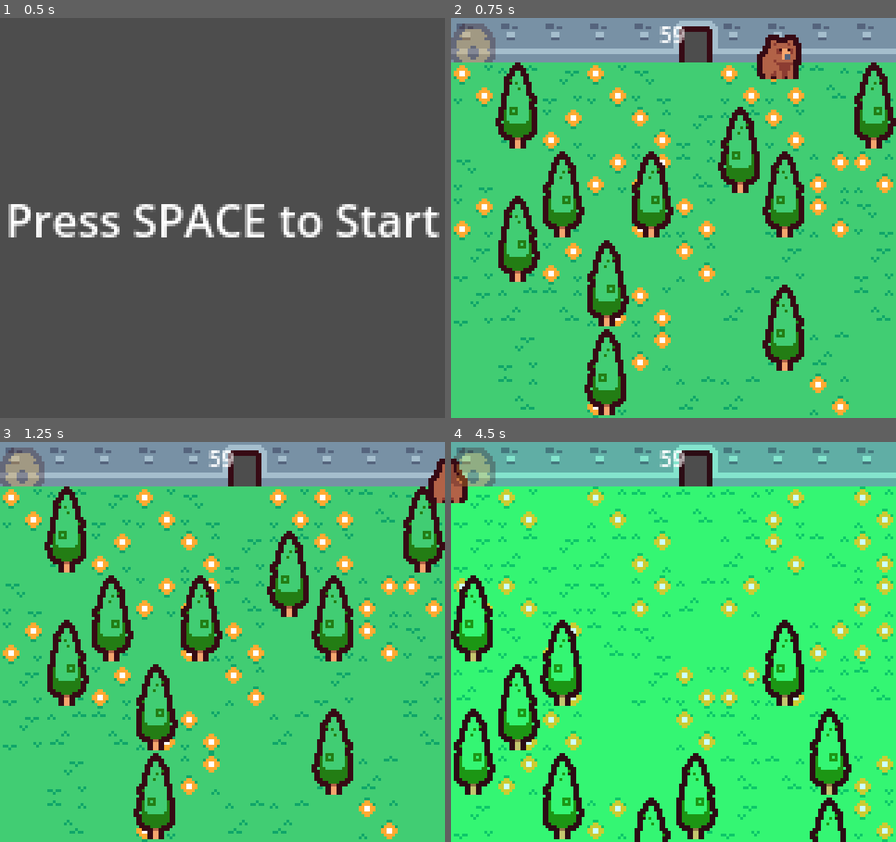
Above: before the commit, frames 1-4 (two rows, left to right).
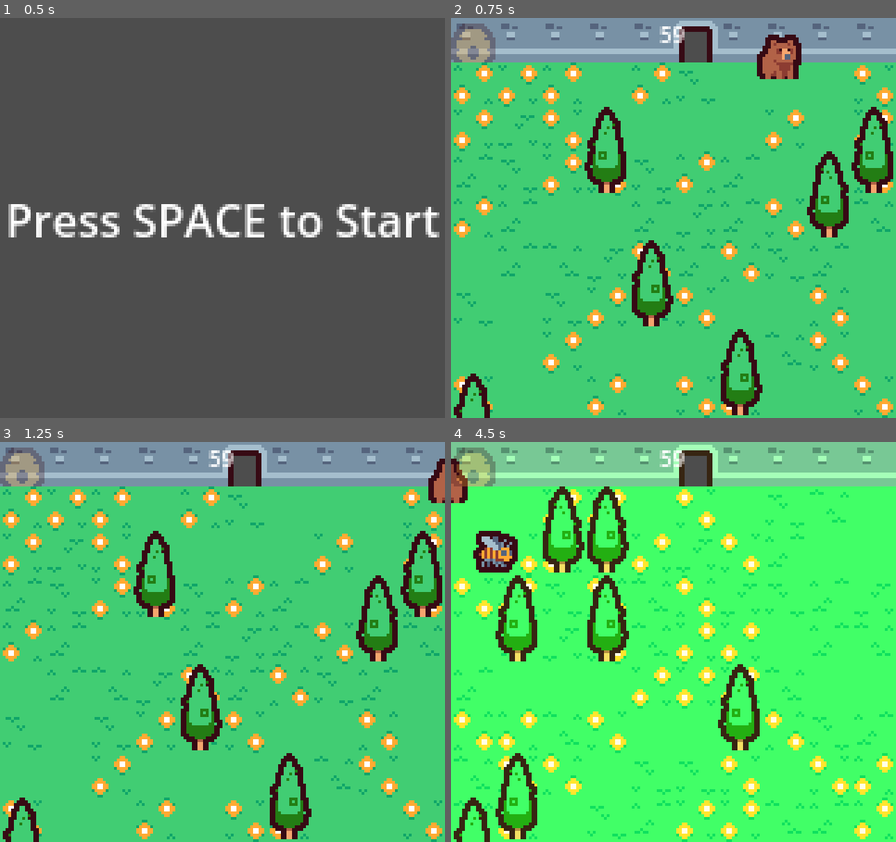
Above: after the commit, the same moments.

Repository: QuantumDamage/Seasonal-Consequences
Game: Godot game, scene res://scenes/MainMenu.tscn
The game is run twice, just before and just after one commit, with the same random seed, the same clock (stepped at 60 frames per second) and the same inputs.
Inputs:
- Up to frame 1 (0.5 s): no input
- Up to frame 2 (0.75 s): tap Space (ui_select) at 0.5, 0.6 s; hold Right (ui_right) from 0.53 s (still down)
- Up to frame 3 (1.25 s): keep holding Right (ui_right); tap Space (ui_select) at 0.77, 1.07 s
- Up to frame 4 (4.5 s): release Right (ui_right) at 1.28 s; hold Down (ui_down) 1.28-2.03 s; tap U (pora_roku) at 1.35, 2.85, 4.35 s; tap Space (ui_select) at 1.52, 1.55, 1.82, 2.1, 3.02, 3.05, 3.32, 3.6, 3.77, 4.07 s; tap E (restart) at 2, 3.5 s; hold Right (ui_right) 2.03-2.78 s; hold Up (ui_up) 2.78-3.53 s; hold Left (ui_left) from 3.53 s (still down)

Frame 1 is identical in both runs. In frame 2, 25% of the frame differs, in the area x 0-100%, y 11-100%; in frame 3, 25%; in frame 4, 38%, in the area x 0-100%, y 0-100%.

Commit message:
Further development juice (#13)
* added roar and sfx

* added weather effects

* better shader

* bugfix with ponds

Diff:
--- a/scenes/Bear.tscn
+++ b/scenes/Bear.tscn
@@ -1,10 +1,12 @@
-[gd_scene load_steps=9 format=3 uid="uid://b5lu84tgbf4dv"]
+[gd_scene load_steps=15 format=3 uid="uid://b5lu84tgbf4dv"]
 
 [ext_resource type="Script" path="res://scripts/Bear.gd" id="1_awws5"]
 [ext_resource type="Texture2D" uid="uid://mrwtn24ywmfb" path="res://assets/creatures_packed_converted.png" id="1_ebnyv"]
 [ext_resource type="Script" path="res://scripts/BearCamera.gd" id="3_mnggp"]
 [ext_resource type="PackedScene" uid="uid://1bjd2hlvtjpg" path="res://scenes/HUD.tscn" id="4_hublh"]
 [ext_resource type="Texture2D" uid="uid://bmrp05cpvma1t" path="res://assets/town_packed_converted.png" id="5_3etxh"]
+[ext_resource type="AudioStream" uid="uid://dr2h1ukpo7tm4" path="res://assets/sfx/down.wav" id="6_qi6mc"]
+[ext_resource type="AudioStream" uid="uid://d0k3fhnqc3ae4" path="res://assets/sfx/up.wav" id="7_bek3h"]
 
 [sub_resource type="AtlasTexture" id="AtlasTexture_blq77"]
 atlas = ExtResource("1_ebnyv")
@@ -12,6 +14,32 @@
 
 [sub_resource type="RectangleShape2D" id="RectangleShape2D_xpdgs"]
 size = Vector2(12, 14)
+
+[sub_resource type="ParticleProcessMaterial" id="ParticleProcessMaterial_anwgi"]
+particle_flag_disable_z = true
+emission_shape_scale = Vector3(200, 200, 1)
+emission_shape = 3
+emission_box_extents = Vector3(1, 1, 1)
+gravity = Vector3(0, 98, 0)
+color = Color(0, 0, 1, 1)
+
+[sub_resource type="Gradient" id="Gradient_xkvyl"]
+offsets = PackedFloat32Array(0, 0.491803, 1)
+colors = PackedColorArray(1, 1, 1, 1, 0.598361, 0.598361, 0.598361, 1, 1, 1, 1, 1)
+
+[sub_resource type="GradientTexture1D" id="GradientTexture1D_8r8fh"]
+gradient = SubResource("Gradient_xkvyl")
+
+[sub_resource type="ParticleProcessMaterial" id="ParticleProcessMaterial_rq4ie"]
+particle_flag_disable_z = true
+emission_shape = 3
+emission_box_extents = Vector3(150, 150, 1)
+direction = Vector3(-1, 1, 0)
+spread = 10.0
+initial_velocity_min = 50.0
+initial_velocity_max = 50.0
+gravity = Vector3(0, 0, 0)
+color_ramp = SubResource("GradientTexture1D_8r8fh")
 
 [sub_resource type="AtlasTexture" id="AtlasTexture_tvh0u"]
 atlas = ExtResource("5_3etxh")
@@ -30,9 +58,29 @@
 [node name="BearCamera" type="Camera2D" parent="."]
 script = ExtResource("3_mnggp")
 
+[node name="Rain" type="GPUParticles2D" parent="BearCamera"]
+visible = false
+amount = 200
+process_material = SubResource("ParticleProcessMaterial_anwgi")
+lifetime = 3.0
+
+[node name="Snow" type="GPUParticles2D" parent="BearCamera"]
+visible = false
+amount = 100
+process_material = SubResource("ParticleProcessMaterial_rq4ie")
+lifetime = 5.0
+
 [node name="HUD" parent="." instance=ExtResource("4_hublh")]
 
 [node name="Beehive" type="Sprite2D" parent="."]
 visible = false
 position = Vector2(0, -14)
 texture = SubResource("AtlasTexture_tvh0u")
+
+[node name="Drop" type="AudioStreamPlayer2D" parent="."]
+stream = ExtResource("6_qi6mc")
+volume_db = 10.0
+
+[node name="Pickup" type="AudioStreamPlayer2D" parent="."]
+stream = ExtResource("7_bek3h")
+volume_db = 10.0
--- a/scenes/EndGame.tscn
+++ b/scenes/EndGame.tscn
@@ -1,6 +1,7 @@
-[gd_scene load_steps=2 format=3 uid="uid://ollvdkdmyrfq"]
+[gd_scene load_steps=3 format=3 uid="uid://ollvdkdmyrfq"]
 
 [ext_resource type="Script" path="res://scripts/EndGame.gd" id="1_coh27"]
+[ext_resource type="AudioStream" uid="uid://mthgr2te7msb" path="res://assets/sfx/finish.wav" id="2_r5ivk"]
 
 [node name="EndGame" type="Node2D"]
 script = ExtResource("1_coh27")
@@ -33,3 +34,7 @@
 text = "0"
 horizontal_alignment = 1
 vertical_alignment = 1
+
+[node name="AudioStreamPlayer2D" type="AudioStreamPlayer2D" parent="."]
+stream = ExtResource("2_r5ivk")
+volume_db = 10.0
--- a/scenes/Hunter.tscn
+++ b/scenes/Hunter.tscn
@@ -1,7 +1,8 @@
-[gd_scene load_steps=6 format=3 uid="uid://brtlavjyvtxoj"]
+[gd_scene load_steps=7 format=3 uid="uid://brtlavjyvtxoj"]
 
 [ext_resource type="Script" path="res://scripts/Hunter.gd" id="1_2tovh"]
 [ext_resource type="Texture2D" uid="uid://b4t30g8hv8so7" path="res://assets/dungeon_packed_converted.png" id="1_td34b"]
+[ext_resource type="AudioStream" uid="uid://ciqyve3qc0ks8" path="res://assets/sfx/roar.wav" id="3_n3oyf"]
 
 [sub_resource type="AtlasTexture" id="AtlasTexture_d51lh"]
 atlas = ExtResource("1_td34b")
@@ -28,3 +29,7 @@
 [node name="HuntingShape" type="CollisionShape2D" parent="HuntingArea"]
 scale = Vector2(6, 6)
 shape = SubResource("CircleShape2D_rt4te")
+
+[node name="RoarSound" type="AudioStreamPlayer2D" parent="."]
+stream = ExtResource("3_n3oyf")
+volume_db = 10.0
--- a/scripts/Bear.gd
+++ b/scripts/Bear.gd
@@ -20,7 +20,9 @@
 	if not has_collectable:
 		has_collectable = true
 		collectable = "beehive"
+
 		update_appearance(collectable)
+		$Pickup.play()
 		return true
 	else:
 		print("Can't carry any more stuff")
@@ -28,6 +30,7 @@
 
 func drop_stuff():
 	update_appearance("none")
+	$Drop.play()
 	has_collectable = false
 
 func update_appearance(thing):
--- a/scripts/EndGame.gd
+++ b/scripts/EndGame.gd
@@ -10,6 +10,7 @@
 func _ready():
 	$CanvasLayer/Label2.text = str(score)
 	print("Dddddddddddddddddddddddddddd")
+	$AudioStreamPlayer2D.play()
 
 func set_score(new_score):
 	score = new_score
--- a/scripts/Hunter.gd
+++ b/scripts/Hunter.gd
@@ -3,32 +3,53 @@
 @export var speed = 50.0
 @export var hunting_speed = 60.0
 @export var movement_radius = 80.0
+@export var flee_duration = 3.0
+@export var flee_cooldown = 5.0
 
 var target_position: Vector2
 var start_position: Vector2
 var stuck_timer: float = 0.0
-var stuck_threshold: float = 1.0  # Czas w sekundach, po którym obiekt uznaje się za zaklinowany
-
+var stuck_threshold: float = 1.0
 var is_hunting = false
 var bear: Node2D
+var flee_timer: float = 0.0
+var flee_cooldown_timer: float = 0.0
+var is_fleeing = false
 
 func _ready():
 	start_position = global_position
 	choose_new_target()
-
 	$HuntingArea.connect("body_entered", Callable(self, "_on_HuntingArea_body_entered"))
 	$HuntingArea.connect("body_exited", Callable(self, "_on_HuntingArea_body_exited"))
 
 func _physics_process(delta):
-	if is_hunting:
-		target_position = bear.global_position
-		speed = hunting_speed
+	if is_fleeing:
+		flee(delta)
+	elif is_hunting:
+		hunt(delta)
 	else:
-		speed = 50.0
+		wander(delta)
+
+	move_and_slide()
+
+	if $Sprite2D:
+		$Sprite2D.flip_h = velocity.x < 0
+
+func hunt(delta):
+	target_position = bear.global_position
+	speed = hunting_speed
 
 	var direction = (target_position - global_position).normalized()
 	velocity = direction * speed
-	move_and_slide()
+
+	flee_cooldown_timer += delta
+	if flee_cooldown_timer >= flee_cooldown:
+		start_fleeing()
+
+func wander(delta):
+	speed = 50.0
+	var direction = (target_position - global_position).normalized()
+	velocity = direction * speed
 
 	if get_slide_collision_count() > 0:
 		stuck_timer += delta
@@ -37,11 +58,29 @@
 	else:
 		stuck_timer = 0.0
 
-	if global_position.distance_to(target_position) < 5 and not is_hunting:  # Jeśli obiekt jest blisko celu
+	if global_position.distance_to(target_position) < 5:
 		choose_new_target()
 
-	if $Sprite2D:
-		$Sprite2D.flip_h = velocity.x < 0
+func flee(delta):
+	flee_timer += delta
+	if flee_timer >= flee_duration:
+		stop_fleeing()
+	else:
+		var flee_direction = (global_position - bear.global_position).normalized()
+		velocity = flee_direction * hunting_speed
+
+func start_fleeing():
+	is_fleeing = true
+	flee_timer = 0.0
+	flee_cooldown_timer = 0.0
+	# Tutaj dodaj wywołanie dźwięku "roar"
+	if $RoarSound:
+		$RoarSound.play()
+
+func stop_fleeing():
+	is_fleeing = false
+	is_hunting = false
+	choose_new_target()
 
 func choose_new_target():
 	var random_offset = Vector2(randf_range(-movement_radius, movement_radius),
--- a/scripts/Main.gd
+++ b/scripts/Main.gd
@@ -1,5 +1,6 @@
 extends Node2D
 @onready var bear = $Bear
+@onready var bear_camera = $Bear/BearCamera
 @onready var tile_map: TileMap = $WorldTileMap
 @onready var bee_container = $BeeContainer
 @onready var hunter_container = $HunterContainer
@@ -49,11 +50,16 @@
 var CollectablesDisplayManager = preload("res://scenes/CollectablesDisplayManager.tscn")
 
 func start_season(season):
+	current_score = INF
 	tile_map.change_season(season)
 	spawn_display(season)
 	spawn_enemies(season)
 	spawn_collecables(season)
+	if season == 2:
+		bear_camera.get_node("Rain").show()
 	if season == 3:
+		bear_camera.get_node("Rain").hide()
+		bear_camera.get_node("Snow").show()
 		bear.position = tile_map.map_to_local(Vector2(5, 99))
 		print(bear)
 		game_over = true
@@ -187,7 +193,6 @@
 	while regenerate:
 		current_ponds = 0
 		tile_map.clear_layer(1)
-		#clear_enemies()
 		for x in range(10):
 			for y in range(1,100):
 				# Generowanie trawy
@@ -201,15 +206,9 @@
 						current_ponds += 1
 						if current_ponds >= ponds_needed:
 							regenerate = false
-					#elif randf() < HUNTER_CHANCE and is_space_free(x,y):
-						#spawn_hunter(x,y)
-					#elif randf() < BEE_CHANCE and is_space_free(x, y):
-						#spawn_bee(x, y)
 					elif randf() < TREE_CHANCE and is_space_for_tree(x, y):
 						spawn_tree(x, y)
 				elif y>1:
-					#if randf() < BEE_CHANCE and is_space_free(x, y):
-						#spawn_bee(x, y)
 					if randf() < TREE_CHANCE and is_space_for_tree(x, y):
 						spawn_tree(x, y)
 			spawn_tree(x, 100)
@@ -273,9 +272,11 @@
 		fish.queue_free()
 
 func is_space_for_pond(x: int, y: int) -> bool:
-	for dx in range(3):
-		for dy in range(3):
-			if tile_map.get_cell_source_id(1, Vector2i(x + dx, y + dy)) != -1 and tile_map.get_cell_source_id(0, Vector2i(x + dx, y + dy)) == -1:
+	for dx in range(-2, 5):  # Zwiększamy zakres sprawdzania
+		for dy in range(-2, 5):
+			if x + dx < 0 or x + dx >= 10 or y + dy < 0 or y + dy >= 100:
+				continue  # Pomijamy pola poza mapą
+			if tile_map.get_cell_source_id(1, Vector2i(x + dx, y + dy)) != -1:
 				return false
 	return true
 
--- a/shaders/SeasonalShaderMaterial.gdshader
+++ b/shaders/SeasonalShaderMaterial.gdshader
@@ -1,22 +1,59 @@
 shader_type canvas_item;
-
 uniform int season : hint_range(0, 3); // 0: wiosna, 1: lato, 2: jesień, 3: zima
-
+vec3 adjust_color(vec3 color, vec3 add, vec3 multiply) {
+    return (color * multiply) + add;
+}
 void fragment() {
     vec4 tex_color = texture(TEXTURE, UV);
+    vec3 original = tex_color.rgb;
+    vec3 modified;
 
-    // Modyfikacje kolorów dla każdej pory roku
     if (season == 0) { // Wiosna
-        // Możesz zostawić oryginalny kolor
+        modified = original;
     } else if (season == 1) { // Lato
-        tex_color.r *= 0.8; // Zmniejsz czerwony dla ciemniejszej zieleni
-        tex_color.g *= 1.2; // Zwiększ zielony
+        modified = adjust_color(original, vec3(0.0, 0.1, 0.0), vec3(1.0, 1.2, 0.9));
     } else if (season == 2) { // Jesień
-        tex_color.r *= 1.2; // Zwiększ czerwony
-        tex_color.g *= 0.8; // Zmniejsz zielony
+        modified = adjust_color(original, vec3(0.2, 0.0, -0.1), vec3(1.2, 0.8, 0.7));
     } else { // Zima
-        tex_color.rgb = mix(tex_color.rgb, vec3(0.9), 0.5); // Rozjaśnij i dodaj bieli
+        modified = adjust_color(original, vec3(0.1, 0.1, 0.2), vec3(0.8, 0.8, 1.1));
     }
 
-    COLOR = tex_color;
+    // Dostosowanie kolorów specyficznych dla tilemapy
+    if (original == vec3(0.2549, 0.8039, 0.4510)) { // #41CD73 - trawa
+        if (season == 2) { // Jesień
+            modified = mix(modified, vec3(0.8, 0.4, 0.1), 0.5); // Bardziej brązowa
+        } else if (season == 3) { // Zima
+            modified = mix(modified, vec3(0.85, 0.9, 0.95), 0.8); // Bardziej biała, oszroniona
+        }
+    } else if (original == vec3(0.0588, 0.6471, 0.4118)) { // #0FA569 - chwast
+        if (season == 2) { // Jesień
+            modified = mix(modified, vec3(0.7, 0.3, 0.1), 0.6); // Bardziej pomarańczowa
+        } else if (season == 3) { // Zima
+            modified = mix(modified, vec3(0.75, 0.8, 0.85), 0.9); // Bardziej biało-szara, zamarznięta
+        }
+    } else if (original == vec3(1.0, 0.6667, 0.1961)) { // #FFAA32 - płatki kwiatu
+        if (season == 2) { // Jesień
+            modified = mix(modified, vec3(0.8, 0.2, 0.1), 0.5); // Bardziej czerwona
+        } else if (season == 3) { // Zima
+            modified = mix(modified, vec3(0.85, 0.87, 0.9), 0.95); // Biało-szara, zamarznięta
+        }
+    } else if (original == vec3(1.0, 1.0, 1.0)) { // #FFFFFF - środek kwiatu
+        if (season == 3) { // Zima
+            modified = mix(modified, vec3(0.8, 0.82, 0.85), 0.7); // Lekko szary, zamarznięty
+        }
+    } else if (original == vec3(0.2549, 0.8431, 0.8431)) { // #41D7D7 - woda
+        if (season == 2) { // Jesień
+            modified = mix(modified, vec3(0.2, 0.4, 0.6), 0.3); // Ciemniejsza
+        } else if (season == 3) { // Zima
+            modified = mix(modified, vec3(0.8, 0.9, 1.0), 0.7); // Jaśniejsza, bardziej zamarznięta
+        }
+    } else if (original == vec3(0.1373, 0.4902, 0.0784)) { // #237D14 - ciemniejszy kawałek drzewa
+        if (season == 2) { // Jesień
+            modified = mix(modified, vec3(0.4, 0.2, 0.1), 0.5); // Bardziej brązowa
+        } else if (season == 3) { // Zima
+            modified = mix(modified, vec3(0.4, 0.42, 0.45), 0.6); // Ciemniejsza, szarawa z odrobiną bieli
+        }
+    }
+
+    COLOR = vec4(modified, tex_color.a);
 }
Not shown, added: assets/sfx/down.wav.import
Not shown, added: assets/sfx/finish.wav.import
Not shown, added: assets/sfx/roar.wav.import
Not shown, added: assets/sfx/up.wav.import
Not shown, changed: README.md
Not shown, added: assets/sfx/down.wav
Not shown, added: assets/sfx/finish.wav
Not shown, added: assets/sfx/roar.wav
Not shown, added: assets/sfx/up.wav
